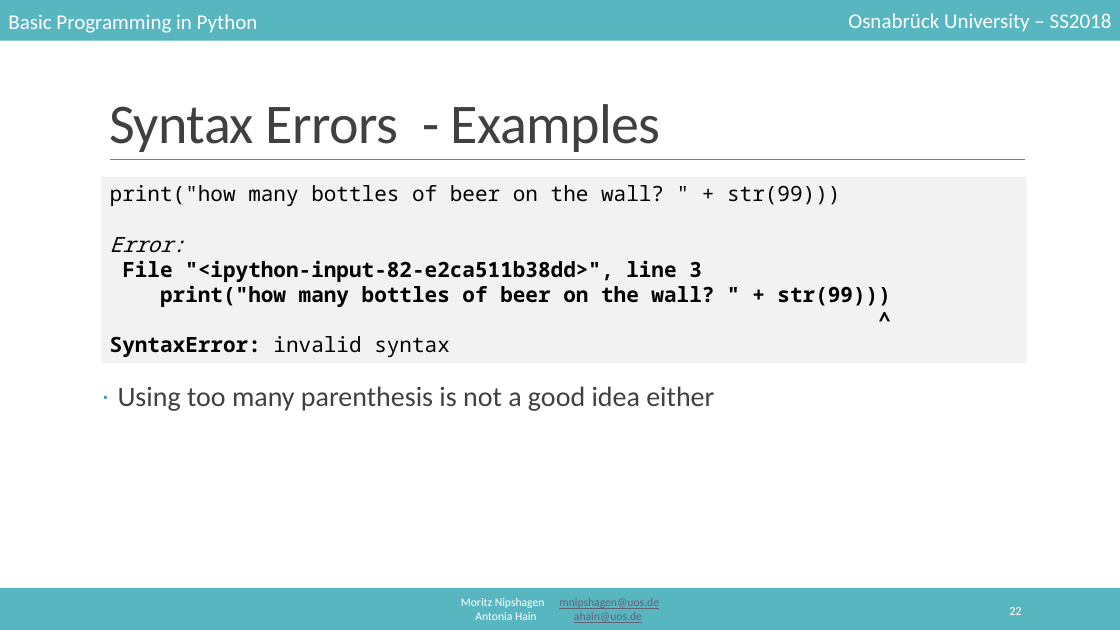
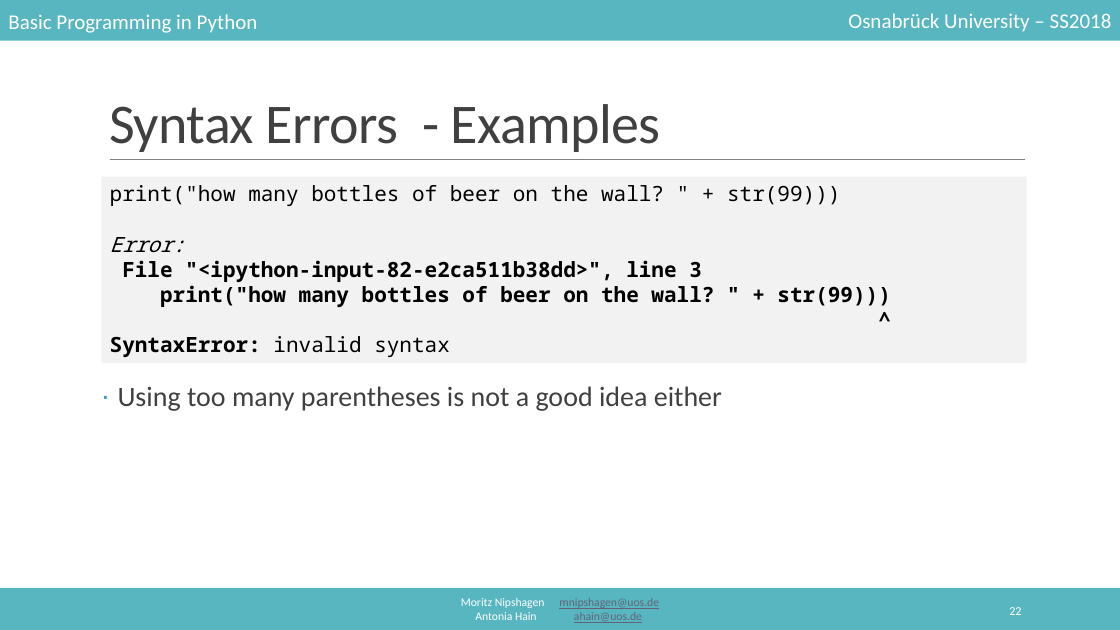
Before and after one commit to mnipshagen/monty, a slide deck: slide 22 of 2018/07/07_Debugging_errors_and_strategies.pptx. Drawn at 1120x630 pixels with LibreOffice and Linux fonts; fonts in the diff are those of the drawing. Boxes give left, top, right and bottom in pixels: in the first picture for what was removed or moved away, otherwise in the second. Text is boxed around its words. In the diff, an @@ line names an element or a change of style, - is before the commit and + after.

```diff
--- a/2018/07/07_Debugging_errors_and_strategies.pptx
+++ b/2018/07/07_Debugging_errors_and_strategies.pptx
@@ text at (118,386,722,411): text changed @@
-· Using too many parenthesis is not a good idea either
+· Using too many parentheses is not a good idea either
```
Also in this commit, not shown: 10 other slides changed, 6 slides added, 1 slide removed, 5 other files.
